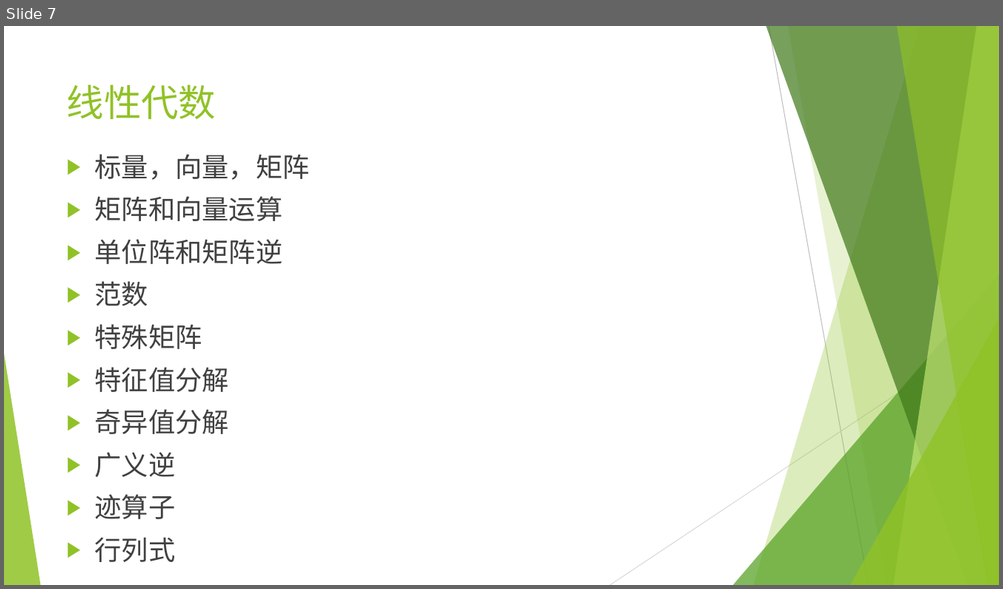
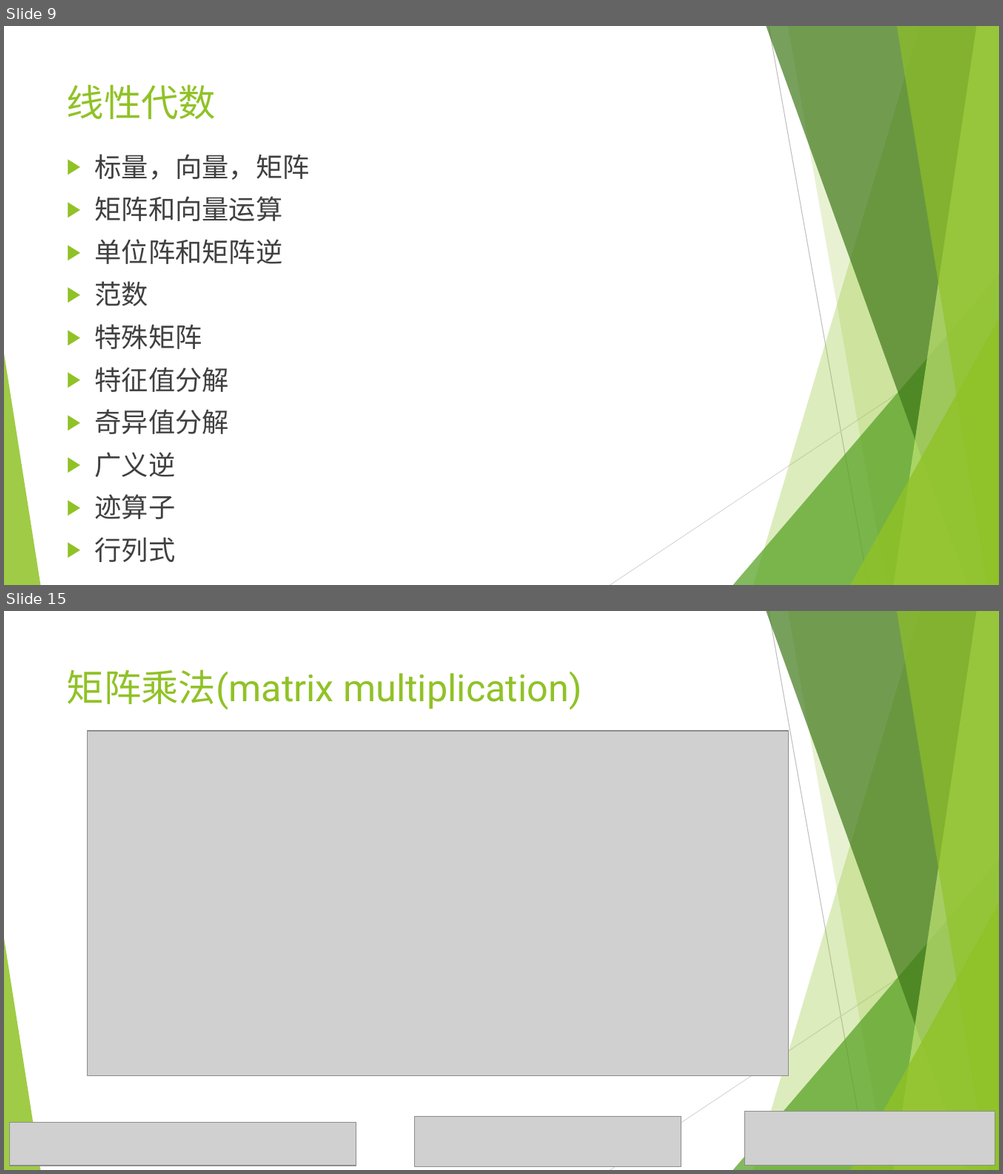
Before and after one commit to wangyi-fudan/BIOL130173, a slide deck: 1_linear_algebra.pptx. Shown one above the other, each under a label of ours: slide 7 before the commit, slides 9 and 15 after it; the slides between them are not shown. The pictures are 1003x589 and 1003x1174 pixels, drawn with LibreOffice and Linux fonts; fonts in the diff are those of the drawing; grey boxes stand for pictures. Boxes give left, top, right and bottom in pixels: in the first picture for what was removed or moved away, otherwise in the second. Text is boxed around its words. In the diff, an @@ line names an element or a change of style, - is before the commit and + after.

```diff
--- a/1_linear_algebra.pptx
+++ b/1_linear_algebra.pptx
@@ slide 15 added at bbox=[4, 611, 999, 1170], background #FFFFFF; not listed: 10 template elements that a slide beside it also shows @@
@@ title added at bbox=[67, 669, 581, 710], 36 pt, text #90C226 @@
+矩阵乘法(matrix multiplication)
@@ picture added at bbox=[87, 731, 788, 1076] @@
@@ picture added at bbox=[415, 1117, 680, 1167] @@
@@ picture added at bbox=[744, 1112, 994, 1166] @@
@@ picture added at bbox=[9, 1123, 356, 1166] @@
@@ what was slide 7 is now slide 9 @@
```
Also in this commit, not shown: 1 slide changed, 19 other slides added.
